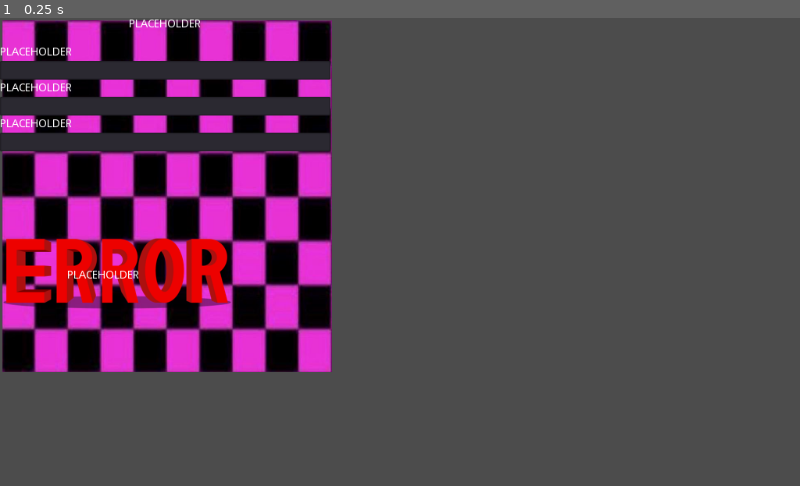
Above: before the commit, frame 1.
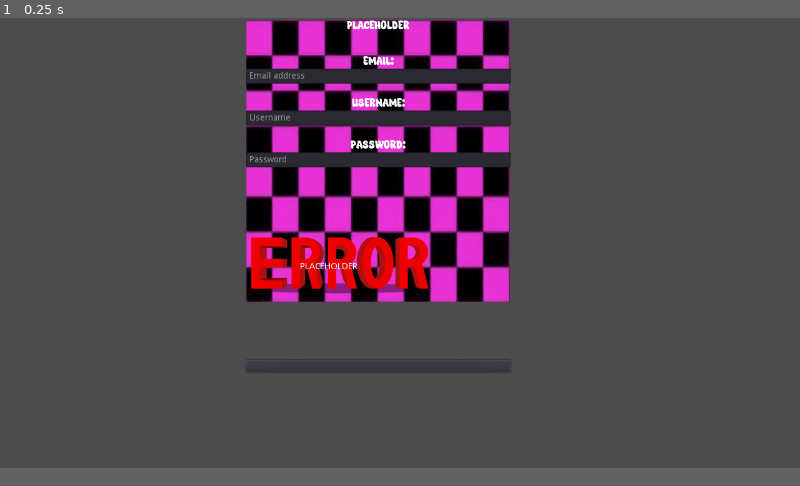
Above: after the commit, the same moment.

Repository: mdue1337/BudgetBoss
Game: Godot game, scene res://Scenes/Login and signup/Sign up.tscn
Same seed, same stepped clock (60 frames per second), same inputs: the game is played once before the commit and once after it.
Inputs:
- Up to frame 1 (0.25 s): no input
In our replay, the window is 800x468 before the commit and 800x450 after it. These sizes can differ from the game's own. Grey fills any space a smaller window leaves; there, only what the larger window draws over its background counts as a difference.

The runs differ from the first frame. In frame 1, 42% of the frame differs, in the area x 0-64%, y 0-76%.

Commit message:
lavet en global og arbejdet på signup

Diff:
--- /dev/null
+++ b/Assets/Other/DefaultCartoonFont.tres
@@ -0,0 +1,9 @@
+[gd_resource type="Theme" load_steps=3 format=2]
+
+[ext_resource path="res://Assets/Other/super_ocean/Super Ocean Personal Use.ttf" type="DynamicFontData" id=1]
+
+[sub_resource type="DynamicFont" id=1]
+font_data = ExtResource( 1 )
+
+[resource]
+default_font = SubResource( 1 )
--- a/Scenes/Login and signup/Sign up.tscn
+++ b/Scenes/Login and signup/Sign up.tscn
@@ -1,7 +1,11 @@
-[gd_scene load_steps=3 format=2]
+[gd_scene load_steps=6 format=2]
 
 [ext_resource path="res://Assets/Images/PlaceholderFull.jpg" type="Texture" id=1]
 [ext_resource path="res://Assets/Images/PlaceholderTransparent.png" type="Texture" id=2]
+[ext_resource path="res://Assets/Other/DefaultCartoonFont.tres" type="Theme" id=3]
+[ext_resource path="res://Scripts/SignUpScript.gd" type="Script" id=4]
+
+[sub_resource type="Theme" id=1]
 
 [node name="SignUp" type="Control"]
 anchor_right = 1.0
@@ -10,6 +14,8 @@
 margin_bottom = 2.0
 
 [node name="NinePatchRect" type="NinePatchRect" parent="."]
+anchor_left = 0.305
+anchor_right = 0.305
 margin_left = 3.0
 margin_top = 3.0
 margin_right = 425.0
@@ -17,62 +23,94 @@
 texture = ExtResource( 1 )
 
 [node name="VBoxContainer" type="VBoxContainer" parent="NinePatchRect"]
-margin_left = -3.0
-margin_top = -2.0
-margin_right = 420.0
-margin_bottom = 474.0
+margin_right = 423.0
+margin_bottom = 564.0
 
 [node name="Title" type="Label" parent="NinePatchRect/VBoxContainer"]
 margin_right = 423.0
-margin_bottom = 14.0
+margin_bottom = 17.0
+theme = ExtResource( 3 )
 text = "PLACEHOLDER"
 align = 1
 valign = 1
 
 [node name="EmptySpace" type="Label" parent="NinePatchRect/VBoxContainer"]
-margin_top = 18.0
+margin_top = 21.0
 margin_right = 423.0
-margin_bottom = 32.0
+margin_bottom = 35.0
+theme = SubResource( 1 )
+
+[node name="EmptySpace2" type="Label" parent="NinePatchRect/VBoxContainer"]
+margin_top = 39.0
+margin_right = 423.0
+margin_bottom = 53.0
+theme = SubResource( 1 )
 
 [node name="EmailTitle" type="Label" parent="NinePatchRect/VBoxContainer"]
-margin_top = 36.0
+margin_top = 57.0
 margin_right = 423.0
-margin_bottom = 50.0
-text = "PLACEHOLDER"
+margin_bottom = 74.0
+theme = ExtResource( 3 )
+text = "EMAIL:"
+align = 1
 
-[node name="EmailInput" type="LineEdit" parent="NinePatchRect/VBoxContainer"]
-margin_top = 54.0
+[node name="Email" type="LineEdit" parent="NinePatchRect/VBoxContainer"]
+margin_left = 100.0
+margin_top = 78.0
+margin_right = 320.0
+margin_bottom = 102.0
+placeholder_text = "Email address"
+
+[node name="EmptySpace3" type="Label" parent="NinePatchRect/VBoxContainer"]
+margin_top = 106.0
 margin_right = 423.0
-margin_bottom = 78.0
+margin_bottom = 120.0
+theme = SubResource( 1 )
 
 [node name="UsernameTitle" type="Label" parent="NinePatchRect/VBoxContainer"]
-margin_top = 82.0
+margin_top = 124.0
 margin_right = 423.0
-margin_bottom = 96.0
-text = "PLACEHOLDER"
+margin_bottom = 141.0
+theme = ExtResource( 3 )
+text = "USERNAME:"
+align = 1
 
-[node name="UsernameInput" type="LineEdit" parent="NinePatchRect/VBoxContainer"]
-margin_top = 100.0
+[node name="Username" type="LineEdit" parent="NinePatchRect/VBoxContainer"]
+margin_left = 100.0
+margin_top = 145.0
+margin_right = 320.0
+margin_bottom = 169.0
+placeholder_text = "Username"
+
+[node name="EmptySpace4" type="Label" parent="NinePatchRect/VBoxContainer"]
+margin_top = 173.0
 margin_right = 423.0
-margin_bottom = 124.0
+margin_bottom = 187.0
+theme = SubResource( 1 )
 
 [node name="PasswordTitle" type="Label" parent="NinePatchRect/VBoxContainer"]
-margin_top = 128.0
+margin_top = 191.0
 margin_right = 423.0
-margin_bottom = 142.0
-text = "PLACEHOLDER"
+margin_bottom = 208.0
+theme = ExtResource( 3 )
+text = "PASSWORD:"
+align = 1
 
-[node name="PasswordInput" type="LineEdit" parent="NinePatchRect/VBoxContainer"]
-margin_top = 146.0
-margin_right = 423.0
-margin_bottom = 170.0
+[node name="Password" type="LineEdit" parent="NinePatchRect/VBoxContainer"]
+margin_left = 100.0
+margin_top = 212.0
+margin_right = 320.0
+margin_bottom = 236.0
+secret = true
+placeholder_text = "Password"
 
 [node name="Button" type="TextureButton" parent="NinePatchRect/VBoxContainer"]
-margin_top = 174.0
-margin_right = 423.0
-margin_bottom = 474.0
-rect_scale = Vector2( 0.5, 0.5 )
+margin_left = 100.0
+margin_top = 240.0
+margin_right = 400.0
+margin_bottom = 540.0
 texture_normal = ExtResource( 2 )
+script = ExtResource( 4 )
 
 [node name="ButtonLabel" type="Label" parent="NinePatchRect/VBoxContainer/Button"]
 margin_left = 86.0
@@ -80,6 +118,11 @@
 margin_right = 178.0
 margin_bottom = 162.0
 text = "PLACEHOLDER"
+
+[node name="BackButton" type="Button" parent="NinePatchRect/VBoxContainer"]
+margin_top = 544.0
+margin_right = 423.0
+margin_bottom = 564.0
 
 [node name="Fail" type="AcceptDialog" parent="."]
 margin_right = 83.0
@@ -90,3 +133,5 @@
 margin_right = 83.0
 margin_bottom = 58.0
 dialog_text = "PLACEHOLDERPLACEHOLDERPLACEHOLDERPLACEHOLDER"
+
+[connection signal="pressed" from="NinePatchRect/VBoxContainer/Button" to="NinePatchRect/VBoxContainer/Button" method="_on_Button_pressed"]
--- /dev/null
+++ b/Scripts/Globals.gd
@@ -0,0 +1,3 @@
+extends Node
+
+var fullName = "error"
--- /dev/null
+++ b/Scripts/SignUpScript.gd
@@ -0,0 +1,29 @@
+extends TextureButton
+
+func _on_Button_pressed():
+	print("CreateAccount.gd - button pressed")
+	var username_input = get_owner().get_node("NinePatchRect/VBoxContainer/UserName")
+	var password_input = get_owner().get_node("NinePatchRect/VBoxContainer/Password")
+	var email_input = get_owner().get_node("NinePatchRect/VBoxContainer/Email")
+
+	if username_input.text != "" and password_input.text != "" and "@" in email_input.text:
+		print("CreateAccount.gd - attempting to create user")
+		Gs.fullname = username_input.text
+		print("Username set to")
+		print(Gs.fullname)
+		Gs.password = password_input.text
+		print("Password set to")
+		print(Gs.password)
+		Gs.email = email_input.text
+		print("Email set to")
+		print(Gs.email)
+
+		print("CreateAccount.gd - attempting login - emitting signal")
+		emit_signal("Create")
+		var success = get_parent().get_parent().get_parent().get_node("PopupSuccess")
+		success.visible = true
+		get_owner().visible = false
+	else:
+		var popup = get_parent().get_parent().get_parent().get_node("Popup")
+		popup.visible = true
+		print("Please provide valid username, password and email")
--- a/project.godot
+++ b/project.godot
@@ -14,6 +14,15 @@
 run/main_scene="res://Scenes/Login and signup/Sign up.tscn"
 config/icon="res://icon.png"
 
+[autoload]
+
+Gs="*res://Scripts/Globals.gd"
+
+[display]
+
+window/size/width=1280
+window/size/height=720
+
 [gui]
 
 common/drop_mouse_on_gui_input_disabled=true
Not shown, removed: Assets/Other/super_ocean.zip
